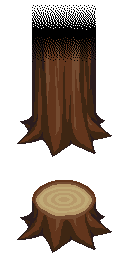
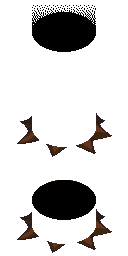
Two versions of the same layered image (128x256). Layer-by-layer changes:
showed "Layer", painted on it over bbox(32, 12, 96, 244)
